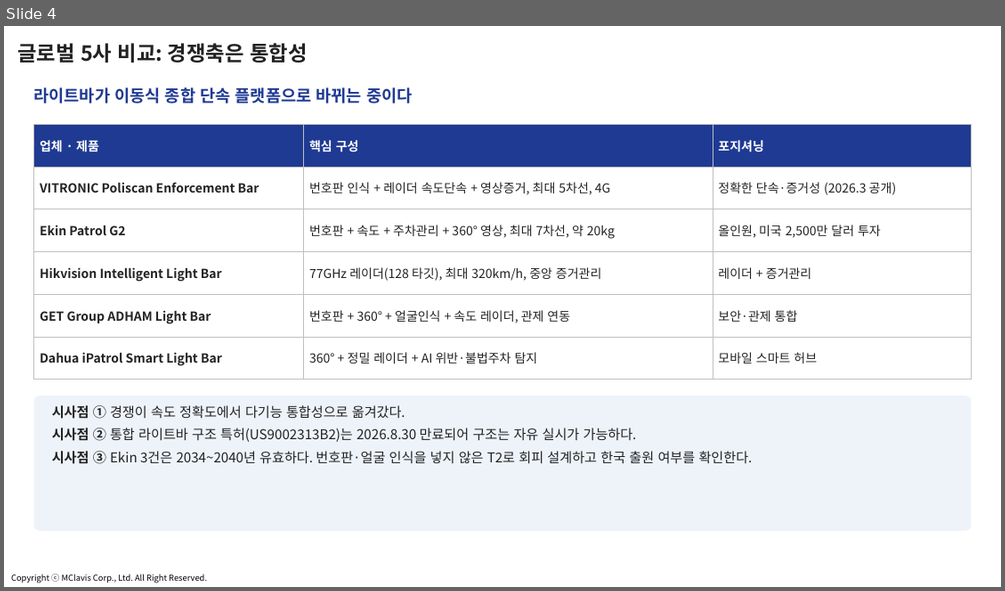
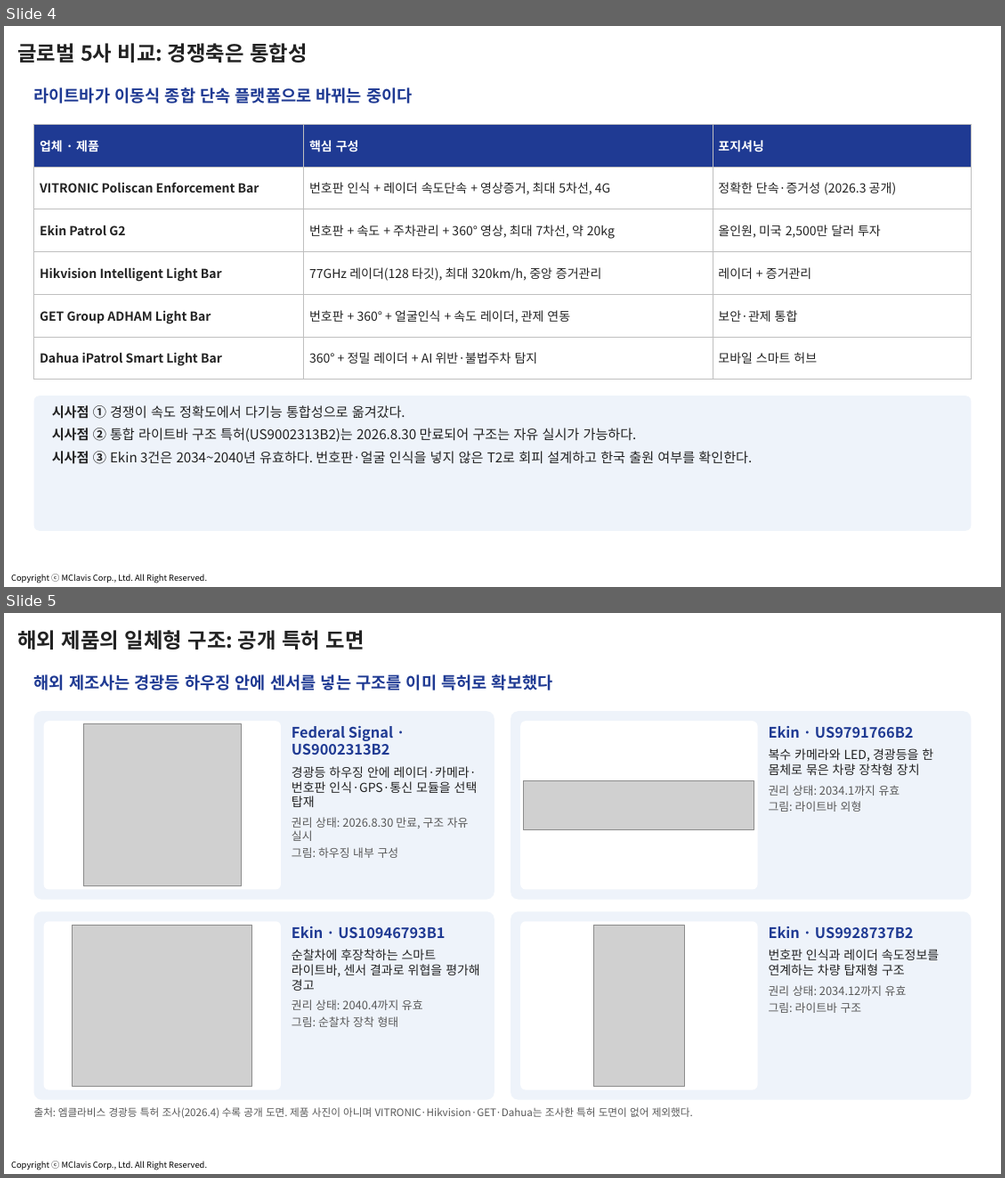
Before and after one commit to jangha-collab/jangha-kim, a slide deck: docs/사업계획서/2026-10_스마트경찰경광등_사업계획_과제제안.pptx. Shown one above the other, each under a label of ours: slide 4 before the commit, slides 4 and 5 after it. The pictures are 1005x591 and 1005x1178 pixels, drawn with LibreOffice and Linux fonts; fonts in the diff are those of the drawing; grey boxes stand for pictures; background and template pictures are left out. Boxes give left, top, right and bottom in pixels: in the first picture for what was removed or moved away, otherwise in the second. Text is boxed around its words. In the diff, an @@ line names an element or a change of style, - is before the commit and + after.

```diff
--- a/docs/사업계획서/2026-10_스마트경찰경광등_사업계획_과제제안.pptx
+++ b/docs/사업계획서/2026-10_스마트경찰경광등_사업계획_과제제안.pptx
@@ slide 5 added at [4,613,1001,1174], background #FFFFFF; not listed: 1 template element that a slide beside it also shows @@
@@ title added at [17,630,364,649], 20 pt, text #222222, bold @@
+해외 제품의 일체형 구조: 공개 특허 도면
@@ text added at [34,674,553,690], 16 pt, text #1F3A93, bold @@
+해외 제조사는 경광등 하우징 안에 센서를 넣는 구조를 이미 특허로 확보했다
@@ rounded rectangle added at [34,711,494,900], fill #EEF3FA @@
@@ rounded rectangle added at [511,711,971,900], fill #EEF3FA @@
@@ rounded rectangle added at [44,721,281,889], fill #FFFFFF @@
@@ picture added at [83,724,241,887] @@
@@ text added at [291,726,477,858], 12 pt, text #222222 @@
+Federal Signal · US9002313B2
+경광등 하우징 안에 레이더·카메라·번호판 인식·GPS·통신 모듈을 선택 탑재
+권리 상태: 2026.8.30 만료, 구조 자유 실시
+그림: 하우징 내부 구성
@@ rounded rectangle added at [521,721,758,889], fill #FFFFFF @@
@@ text added at [769,748,933,811], 12 pt, text #222222 @@
+Ekin · US9791766B2
+복수 카메라와 LED, 경광등을 한 몸체로 묶은 차량 장착형 장치
+권리 상태: 2034.1까지 유효
+그림: 라이트바 외형
@@ picture added at [524,780,754,830] @@
@@ rounded rectangle added at [34,911,494,1100], fill #EEF3FA @@
@@ rounded rectangle added at [44,921,281,1089], fill #FFFFFF @@
@@ picture added at [72,925,252,1087] @@
@@ text added at [291,926,480,1027], 12 pt, text #222222 @@
+Ekin · US10946793B1
+순찰차에 후장착하는 스마트 라이트바, 센서 결과로 위협을 평가해 경고
+권리 상태: 2040.4까지 유효
+그림: 순찰차 장착 형태
@@ rounded rectangle added at [511,911,971,1100], fill #EEF3FA @@
@@ rounded rectangle added at [521,921,758,1089], fill #FFFFFF @@
@@ picture added at [593,925,685,1087] @@
@@ text added at [769,926,938,1013], 12 pt, text #222222 @@
+Ekin · US9928737B2
+번호판 인식과 레이더 속도정보를 연계하는 차량 탑재형 구조
+권리 상태: 2034.12까지 유효
+그림: 라이트바 구조
@@ text added at [34,1107,693,1118], 10 pt, text #595959 @@
+출처: 엠클라비스 경광등 특허 조사(2026.4) 수록 공개 도면. 제품 사진이 아니며 VITRONIC·Hikvision·GET·Dahua는 조사한 특허 도면이 없어 제외했다.
```
Also in this commit, not shown: 2 slides changed, 6 other files.
